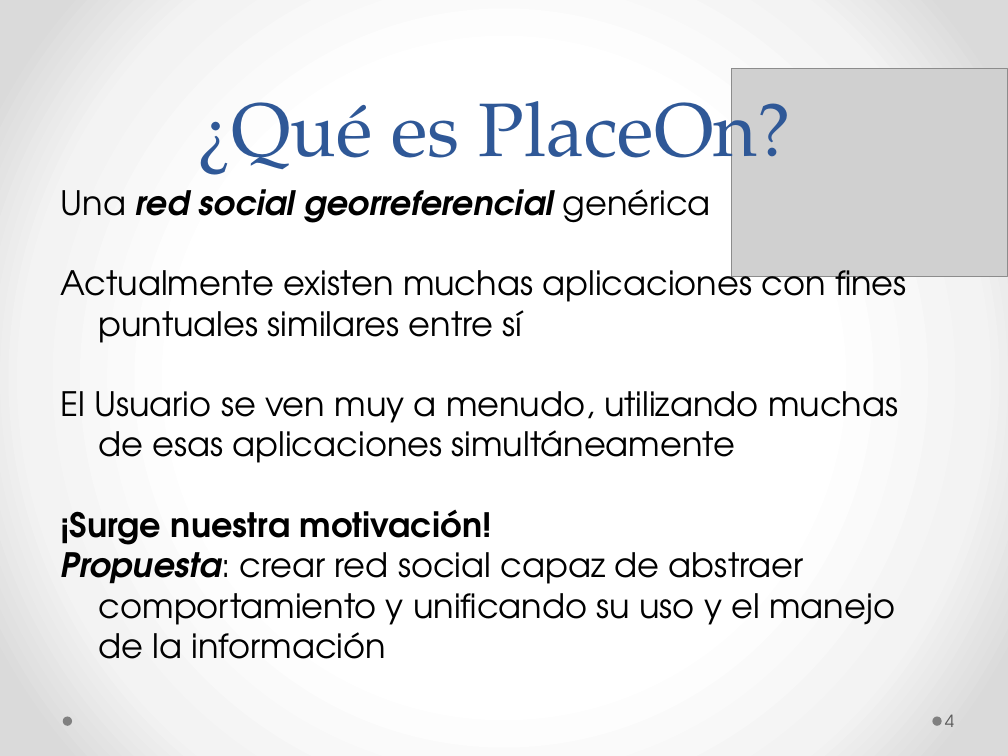
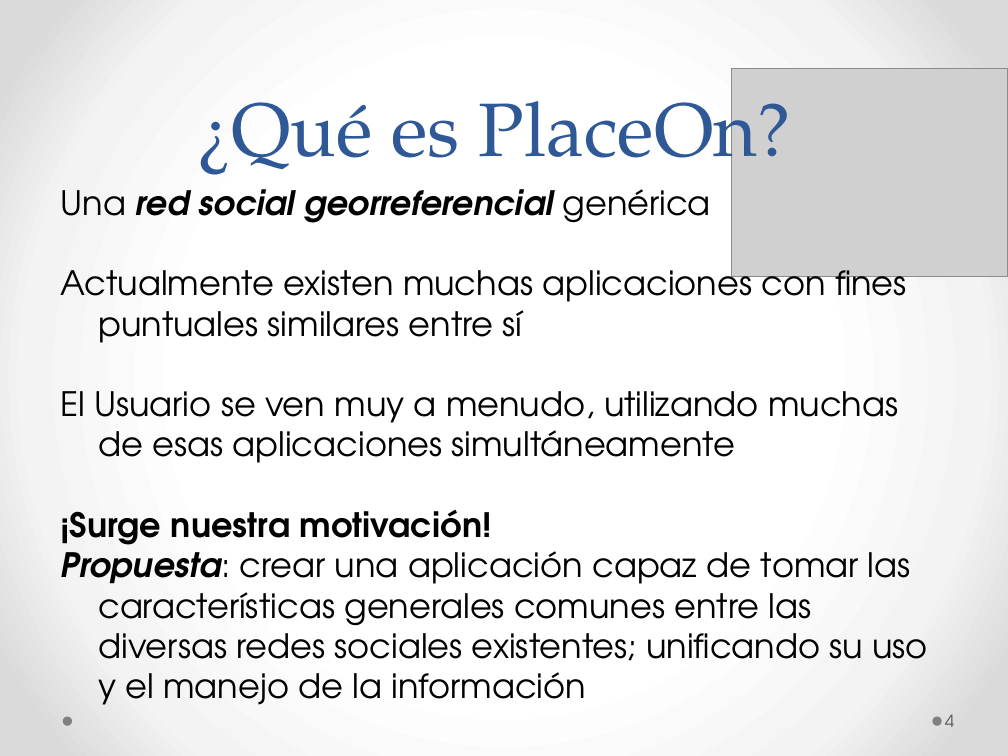
Before and after one commit to ygd182/placeon, a slide deck: slide 4 of Informes/PlaceOn.pptx. Drawn at 1008x756 pixels with LibreOffice and Linux fonts; fonts in the diff are those of the drawing; grey boxes stand for pictures. Boxes give left, top, right and bottom in pixels: in the first picture for what was removed or moved away, otherwise in the second. Text is boxed around its words. In the diff, an @@ line names an element or a change of style, - is before the commit and + after.

```diff
--- a/Informes/PlaceOn.pptx
+++ b/Informes/PlaceOn.pptx
@@ text at [60, 541, 927, 705]: text changed @@
-Propuesta: crear red social capaz de abstraer comportamiento y unificando su uso y el manejo de la información
+Propuesta: crear una aplicación capaz de tomar las características generales comunes entre las diversas redes sociales existentes; unificando su uso y el manejo de la información
```
Also in this commit, not shown: 2 other slides changed.
